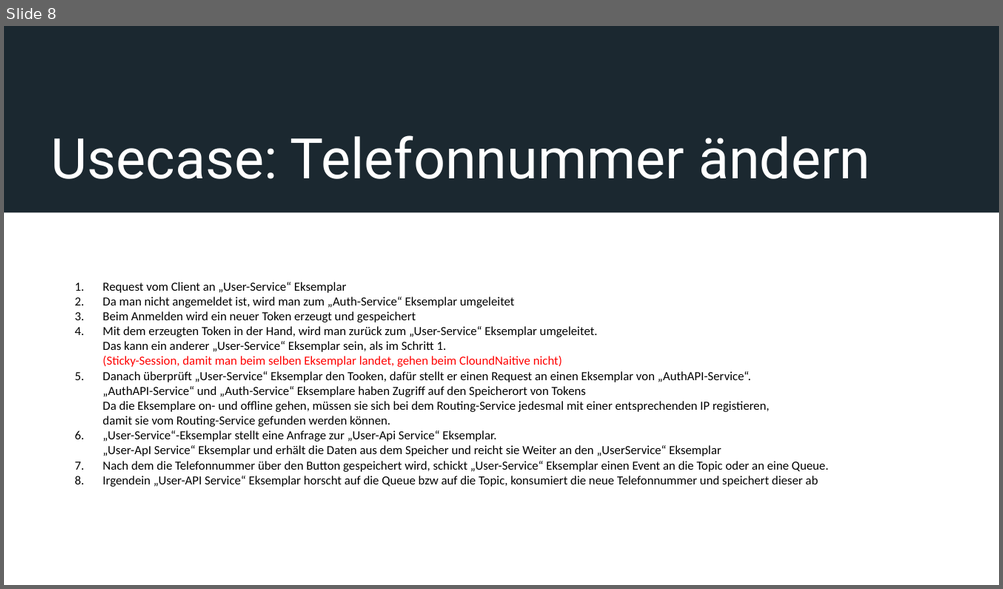
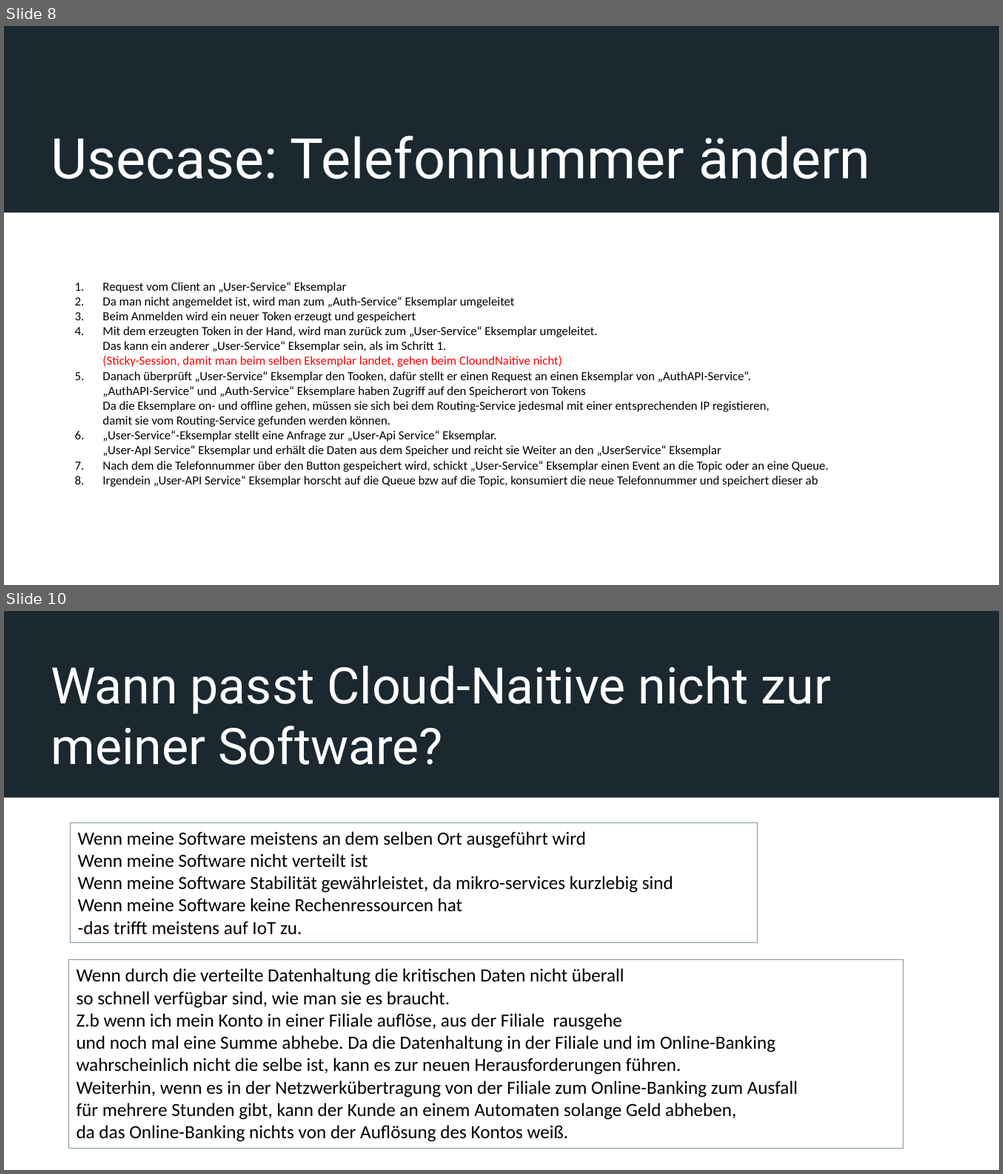
Before and after one commit to BaruchDavid/jRedit, a slide deck: rka-reddit/src/main/resources/Notizen/Cloud Naitive.pptx. Shown one above the other, each under a label of ours: slide 8 before the commit, slides 8 and 10 after it; the slides between them are not shown. The pictures are 1003x589 and 1003x1174 pixels, drawn with LibreOffice and Linux fonts; fonts in the diff are those of the drawing. Boxes give left, top, right and bottom in pixels: in the first picture for what was removed or moved away, otherwise in the second. Text is boxed around its words. In the diff, an @@ line names an element or a change of style, - is before the commit and + after.

```diff
--- a/rka-reddit/src/main/resources/Notizen/Cloud Naitive.pptx
+++ b/rka-reddit/src/main/resources/Notizen/Cloud Naitive.pptx
@@ slide 10 added at (4,611,999,1170), background #FFFFFF; not listed: 1 template element that a slide beside it also shows @@
@@ title added at (51,666,831,765), 48.6 pt, text #FFFFFF @@
+Wann passt Cloud-Naitive nicht zur meiner Software?
@@ rectangle added at (71,823,757,944), outline #426276 0.75 pt, 18 pt, text #000000 @@
+Wenn meine Software meistens an dem selben Ort ausgeführt wird
+Wenn meine Software nicht verteilt ist
+Wenn meine Software Stabilität gewährleistet, da mikro-services kurzlebig sind
+Wenn meine Software keine Rechenressourcen hat
+-das trifft meistens auf IoT zu.
@@ rectangle added at (69,960,903,1148), outline #426276 0.75 pt, 18 pt, text #000000 @@
+Wenn durch die verteilte Datenhaltung die kritischen Daten nicht überall
+so schnell verfügbar sind, wie man sie es braucht.
+Z.b wenn ich mein Konto in einer Filiale auflöse, aus der Filiale rausgehe
+und noch mal eine Summe abhebe. Da die Datenhaltung in der Filiale und im Online-Banking
+wahrscheinlich nicht die selbe ist, kann es zur neuen Herausforderungen führen.
+Weiterhin, wenn es in der Netzwerkübertragung von der Filiale zum Online-Banking zum Ausfall
+für mehrere Stunden gibt, kann der Kunde an einem Automaten solange Geld abheben,
+da das Online-Banking nichts von der Auflösung des Kontos weiß.
```
Also in this commit, not shown: 4 other slides added.
